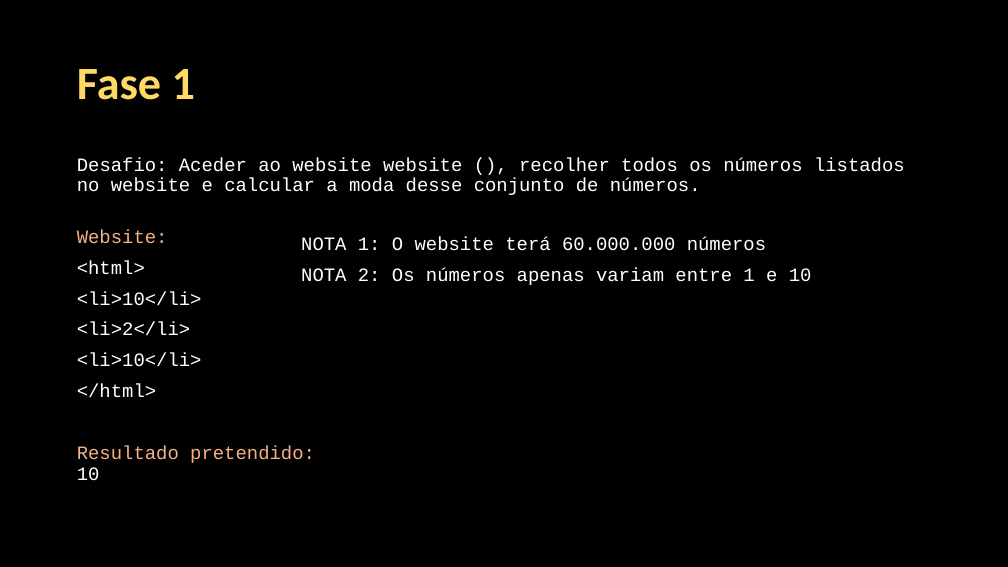
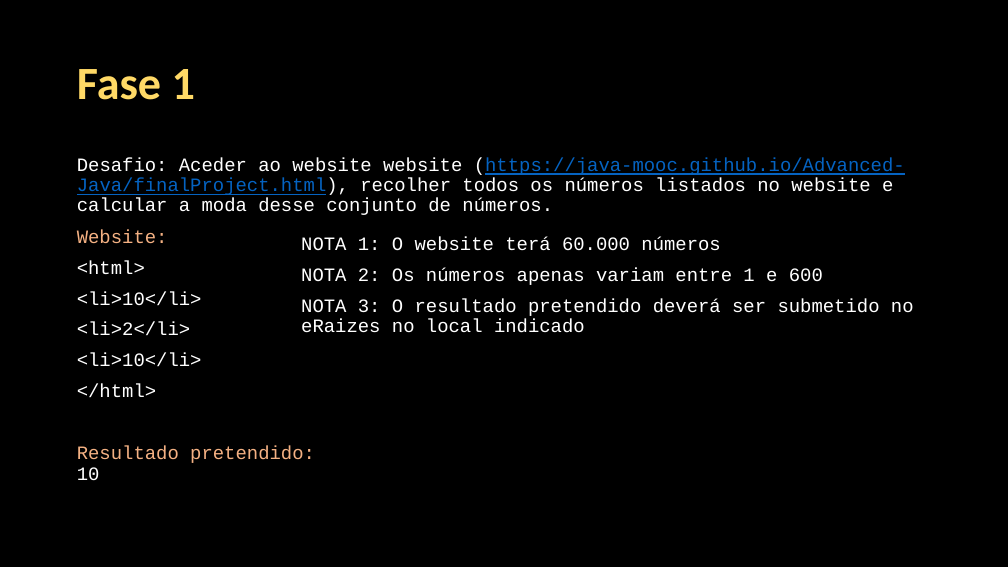
Before and after one commit to Java-Mooc/Advanced-Java, a slide deck: slide 3 of PPT/pt/PPT6_-_Projeto_Final.pptx. Drawn at 1008x567 pixels with LibreOffice and Linux fonts; fonts in the diff are those of the drawing. Boxes give left, top, right and bottom in pixels: in the first picture for what was removed or moved away, otherwise in the second. Text is boxed around its words. In the diff, an @@ line names an element or a change of style, - is before the commit and + after.

```diff
--- a/PPT/pt/PPT6_-_Projeto_Final.pptx
+++ b/PPT/pt/PPT6_-_Projeto_Final.pptx
@@ text at box(77, 157, 905, 215): text changed @@
-Desafio: Aceder ao website website (), recolher todos os números listados no website e calcular a moda desse conjunto de números.
+Desafio: Aceder ao website website (https://java-mooc.github.io/Advanced-Java/finalProject.html), recolher todos os números listados no website e calcular a moda desse conjunto de números.
@@ text at box(301, 237, 914, 333): text changed @@
-NOTA 1: O website terá 60.000.000 números
-NOTA 2: Os números apenas variam entre 1 e 10
+NOTA 1: O website terá 60.000 números
+NOTA 2: Os números apenas variam entre 1 e 600
+NOTA 3: O resultado pretendido deverá ser submetido no eRaizes no local indicado
```
Also in this commit, not shown: 1 other slide changed, 21 other files.
